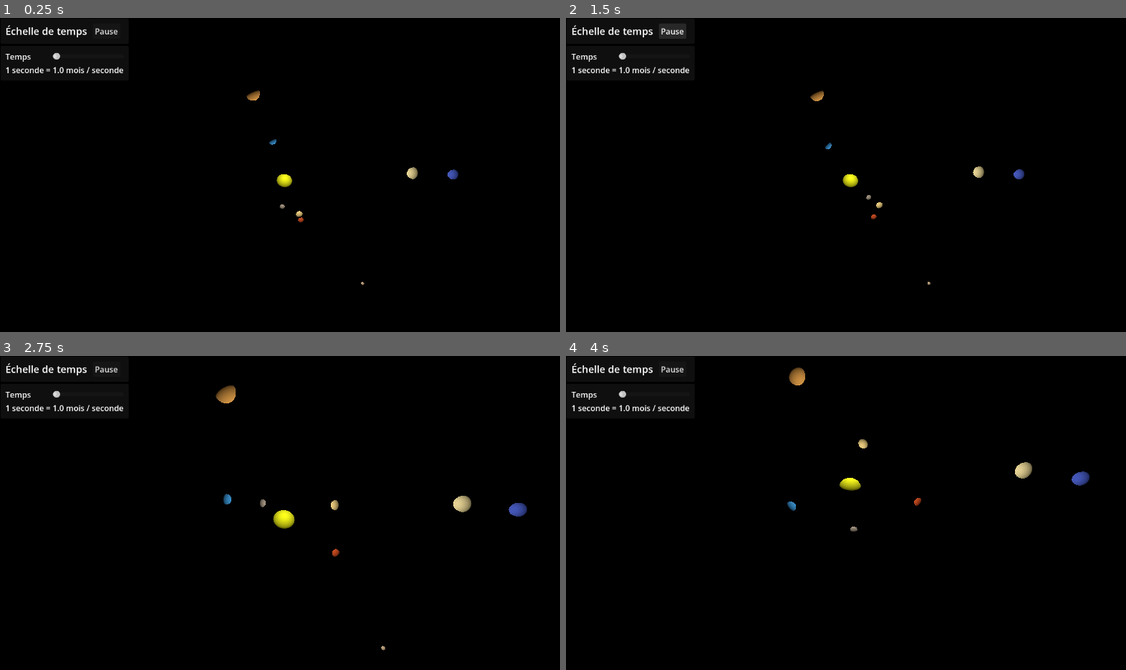
Above: before the commit, frames 1-4 (two rows, left to right).
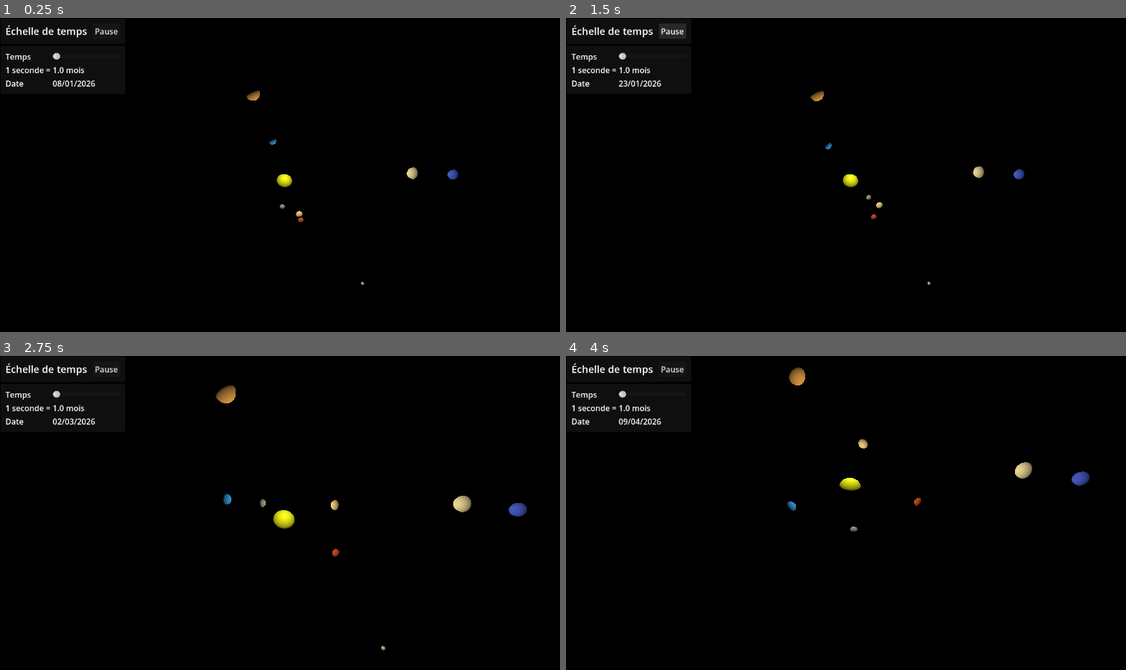
Above: after the commit, the same moments.

Repository: clementboye-dot/-preuve-finale
Game: Godot game, scene res://systeme_solaire.tscn
The game is run twice, just before and just after one commit, with the same random seed, the same clock (stepped at 60 frames per second) and the same inputs. This scene is started directly instead of the project's main scene.
Inputs (mouse positions are in pixels of both pictures, inside the frame that each line leads up to):
- Up to frame 1 (0.25 s): no input
- Up to frame 2 (1.5 s): click "Pause" at 0.5 s; click "Reprendre" at 1.25 s
- Up to frame 3 (2.75 s): move the mouse to (414, 500) at 2.02 s; hold W (avancer_caméra) from 2.03 s (still down); click (414, 500) at 2.17 s
- Up to frame 4 (4 s): move the mouse to (739, 531) at 2.77 s; release W (avancer_caméra) at 2.78 s; tap X (incliner_bas_caméra) at 2.85 s; click (739, 531) at 2.92 s; move the mouse to (907, 447) at 3.52 s; hold Z (incliner_haut_caméra) from 3.53 s (still down); click (907, 447) at 3.67 s

The runs differ from the first frame. In frame 1, 0.2% of the frame differs, in the area x 1-22%, y 15-22%; in frame 2, 0.2%; in frame 3, 0.2%; in frame 4, 0.2%.

Commit message:
Afficher la date

Diff:
--- a/Interface_propre.tscn
+++ b/Interface_propre.tscn
@@ -3,20 +3,21 @@
 [ext_resource type="Script" uid="uid://c4sa5wyt2ccju" path="res://script_interface.gd" id="1_q3wdx"]
 [ext_resource type="Script" uid="uid://bcu6oo2i67yd5" path="res://bouton_pause.gd" id="2_swwm7"]
 
-[node name="Interface temps" type="Control" unique_id=95161984 node_paths=PackedStringArray("slider", "label_temps")]
+[node name="Interface temps" type="Control" unique_id=95161984 node_paths=PackedStringArray("slider", "label_temps", "label_date")]
 layout_mode = 3
 anchor_top = 0.002
-anchor_right = 0.23900000000000002
+anchor_right = 0.239
 anchor_bottom = 0.196
 offset_left = 1.0
 offset_top = -0.29600000000000004
 offset_right = -0.3280000000000314
-offset_bottom = -0.008000000000009777
+offset_bottom = -0.00800000000000977
 grow_horizontal = 2
 grow_vertical = 2
 script = ExtResource("1_q3wdx")
 slider = NodePath("VBoxContainer/Temps/MarginContainer/GridContainer/HSlider")
 label_temps = NodePath("VBoxContainer/Temps/MarginContainer/GridContainer/Valeur de temps")
+label_date = NodePath("VBoxContainer/Temps/MarginContainer/GridContainer/Valeur date")
 
 [node name="VBoxContainer" type="VBoxContainer" parent="." unique_id=1155824669]
 layout_mode = 0
@@ -85,3 +86,10 @@
 
 [node name="Valeur de temps" type="Label" parent="VBoxContainer/Temps/MarginContainer/GridContainer" unique_id=945153706]
 layout_mode = 2
+
+[node name="Date" type="Label" parent="VBoxContainer/Temps/MarginContainer/GridContainer" unique_id=1432006897]
+layout_mode = 2
+text = "Date"
+
+[node name="Valeur date" type="Label" parent="VBoxContainer/Temps/MarginContainer/GridContainer" unique_id=208603901]
+layout_mode = 2
--- a/script_interface.gd
+++ b/script_interface.gd
@@ -5,12 +5,19 @@
 @export_group("Interface")
 @export var slider : HSlider
 @export var label_temps : Label
+@export var label_date : Label
 
-###Valeurs d'échelle de temps###
+# --- Valeurs d'échelle de temps --- #
 #Valeur minimale : 1s réelle = 1 mois de simulation
 const ECHELLE_MIN = 2629800.0
 #Valeur maximale : 1s réelle = 10 ans de simulation
 const ECHELLE_MAX = 315576000.0
+
+# --- Date de simulation --- #
+var temps_ecoule : float = 0.0
+var date_initialisation : Dictionary = {"day": 1, "month": 1, "year": 2026, "hour": 0, "minute": 0, "second": 0}
+var echelle_actuelle : float = 2629800.0
+
 
 # Called when the node enters the scene tree for the first time.
 func _ready() -> void:
@@ -24,10 +31,20 @@
 	slider.value_changed.connect(_on_slider_value_changed)
 	_mettre_a_jour_label(slider.value)
 
+var pause = false
+
+# Called every frame. 'delta' is the elapsed time since the previous frame.
+func _process(delta: float) -> void:
+	if pause == false:
+		temps_ecoule += delta * echelle_actuelle
+		_mettre_a_jour_date()
+
+
 
 func _on_slider_value_changed(valeur : float) -> void:
 	# Interpolation logarithmique pour avoir une progression naturelle
 	var echelle = ECHELLE_MIN * pow(ECHELLE_MAX / ECHELLE_MIN, valeur)
+	echelle_actuelle = echelle
 	for planete in astres.planetes:
 		planete.echelle_temps = echelle
 	_mettre_a_jour_label(valeur)
@@ -37,15 +54,23 @@
 # Affiche en mois ou en ans selon la valeur
 	if echelle < 31557600.0:
 		var mois = echelle / 2629800.0
-		label_temps.text = "%.1f mois / seconde" % mois
+		label_temps.text = "%.1f mois" % mois
 	else:
 		var ans = echelle / 31557600.0
-		label_temps.text = "%.1f ans / seconde" % ans
+		label_temps.text = "%.1f ans" % ans
+
+func _mettre_a_jour_date() -> void:
+	var jours_ecoules = int(temps_ecoule / 86400.0)
+	var date = Time.get_datetime_dict_from_unix_time(
+		Time.get_unix_time_from_datetime_dict(date_initialisation) + int(temps_ecoule)
+		)
+	label_date.text = "%02d/%02d/%04d" % [date["day"], date["month"], date["year"]]
 
 func changer_etat_pause(etat_pause : bool) -> void:
 	"""Change l'état de pause à chacun des astres
 
 	Paramètre :
 	etat_pause -- est-ce que la simulation est en pause ou non """
+	pause = etat_pause
 	for planete in astres.planetes:
 		planete.mettre_en_pause(etat_pause)
